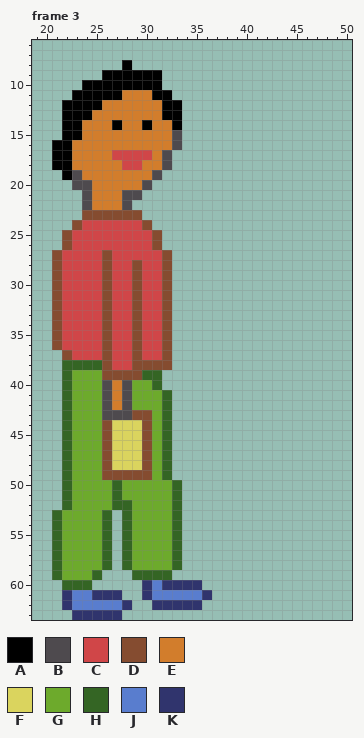
Pixel-art file -- resources/neighbour.ase. Above, as it was before the edit.
64x64 pixels, 3 frames. Colours within 5 levels of each other are drawn and written as one. Shown: frame 3: x 19..50, y 6..63. The commit also changed other frames, which this record leaves out.
Palette (. is transparent): A #000000  B #4e4a4e  C #d04648  D #854c30  E #d27d2c  F #dad45e  G #6daa2c  H #346524  J #597dce  K #30346d
New version:
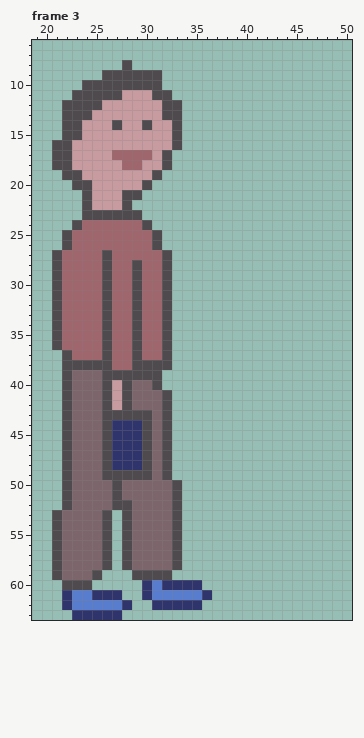
Change:
colour C: #d04648 -> #a0666d
colour E: #d27d2c -> #c79ba0
colour G: #6daa2c -> #7d666b
Frame 3:
y 8: x 28 A -> B
y 9: x 26..31 AAAAAA -> BBBBBB
y 10: x 24..31 AAAAAAAA -> BBBBBBBB
y 11: x 23..27 AAAAA -> BBBBB; x 31..32 AA -> BB
y 12: x 22..25 AAAA -> BBBB; x 32..33 AA -> BB
y 13: x 22..24 AAA -> BBB; x 32..33 AA -> BB
y 14: x 22..23 AA -> BB; x 27 A -> B; x 30 A -> B; x 33 A -> B
y 15: x 22..23 AA -> BB
y 16..18: x 21..22 AA -> BB
y 19: x 22 A -> B
y 23: x 24..29 DDDDDD -> BBBBBB
y 24: x 23 D -> B; x 30 D -> B
y 25..26: x 22 D -> B; x 31 D -> B
y 27: x 21 D -> B; x 26 D -> B; x 32 D -> B
y 28..36: x 21 D -> B; x 26 D -> B; x 29 D -> B; x 32 D -> B
y 37: x 22 D -> B; x 26 D -> B; x 29 D -> B; x 32 D -> B
y 38: x 22..26 HHHHD -> BBBBB; x 29..32 DDDD -> BBBB
y 39: x 22 H -> B; x 26..31 DDDDHH -> BBBBBB
y 40: x 22 H -> B; x 31 H -> B
y 41..42: x 22 H -> B; x 32 H -> B
y 43: x 22 H -> B; x 29..30 DD -> BB; x 32 H -> B
y 44..48: x 22 H -> B; x 26..30 DFFFD -> BKKKB; x 32 H -> B
y 49: x 22 H -> B; x 26..30 DDDDD -> BBBBB; x 32 H -> B
y 50..51: x 22 H -> B; x 27 H -> B; x 33 H -> B
y 52: x 22 H -> B; x 27..28 HH -> BB; x 33 H -> B
y 53..58: x 21 H -> B; x 26 H -> B; x 28 H -> B; x 33 H -> B
y 59: x 21 H -> B; x 25 H -> B; x 29..32 HHHH -> BBBB
y 60: x 22..24 HHH -> BBB
Where, in picture pixels (left, top, right, bottom), the same in both pictures:
changed: (52, 60, 182, 590)
